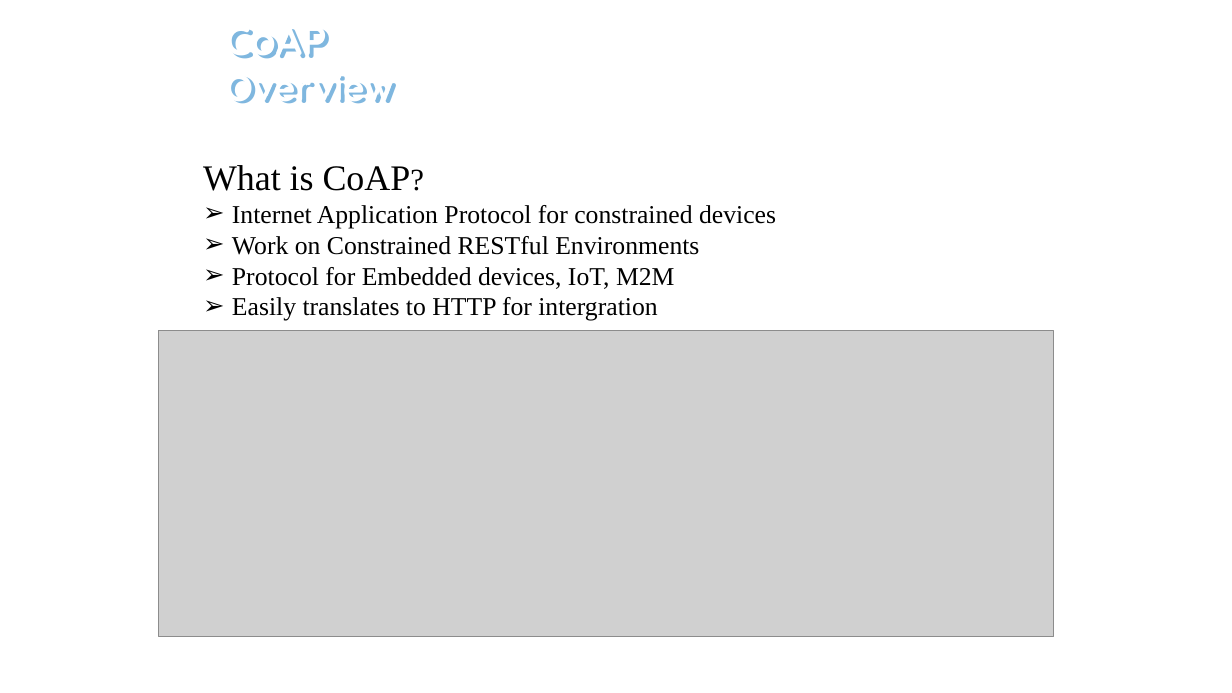
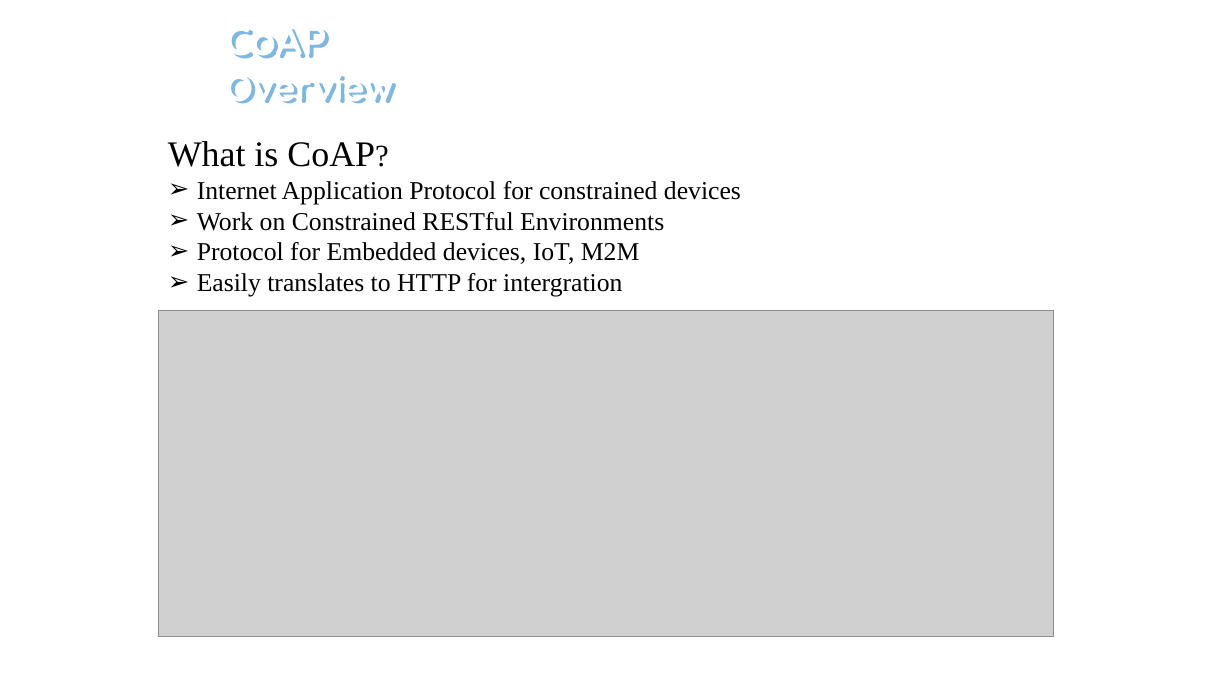
Before and after one commit to hoangnh0194/TrainingTMA, a slide deck: slide 3 of CoAPreport.pptx. Drawn at 1232x693 pixels with LibreOffice and Linux fonts; fonts in the diff are those of the drawing; grey boxes stand for pictures; background and template pictures are left out. Boxes give left, top, right and bottom in pixels: in the first picture for what was removed or moved away, otherwise in the second. Text is boxed around its words. In the diff, an @@ line names an element or a change of style, - is before the commit and + after.

```diff
--- a/CoAPreport.pptx
+++ b/CoAPreport.pptx
@@ text "What is CoAP?": place and size @@
-text "What is CoAP?" at (203, 165, 776, 321)
+text "What is CoAP?" at (168, 141, 741, 297)
@@ picture: place and size @@
-picture at (159, 331, 1055, 637)
+picture at (159, 311, 1055, 637)
```
Also in this commit, not shown: 10 other slides changed, 10 slides added, 1 other file.
